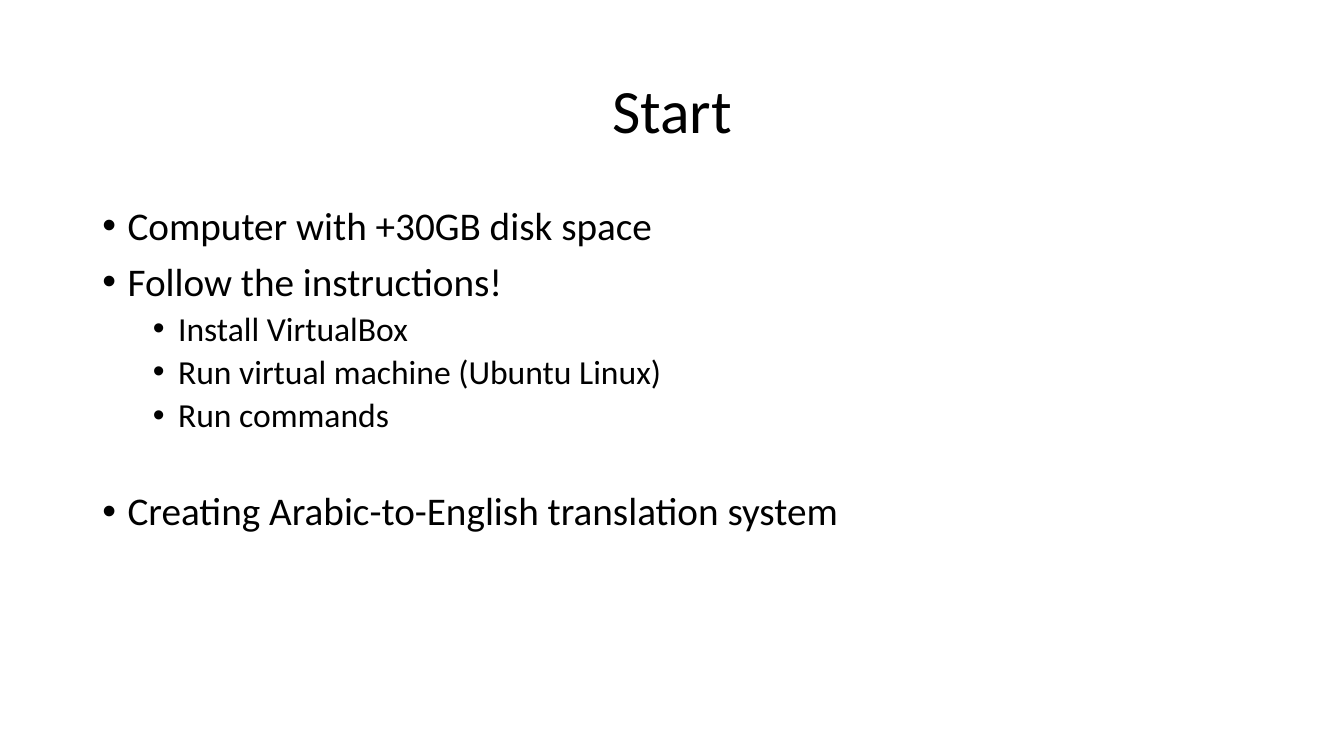
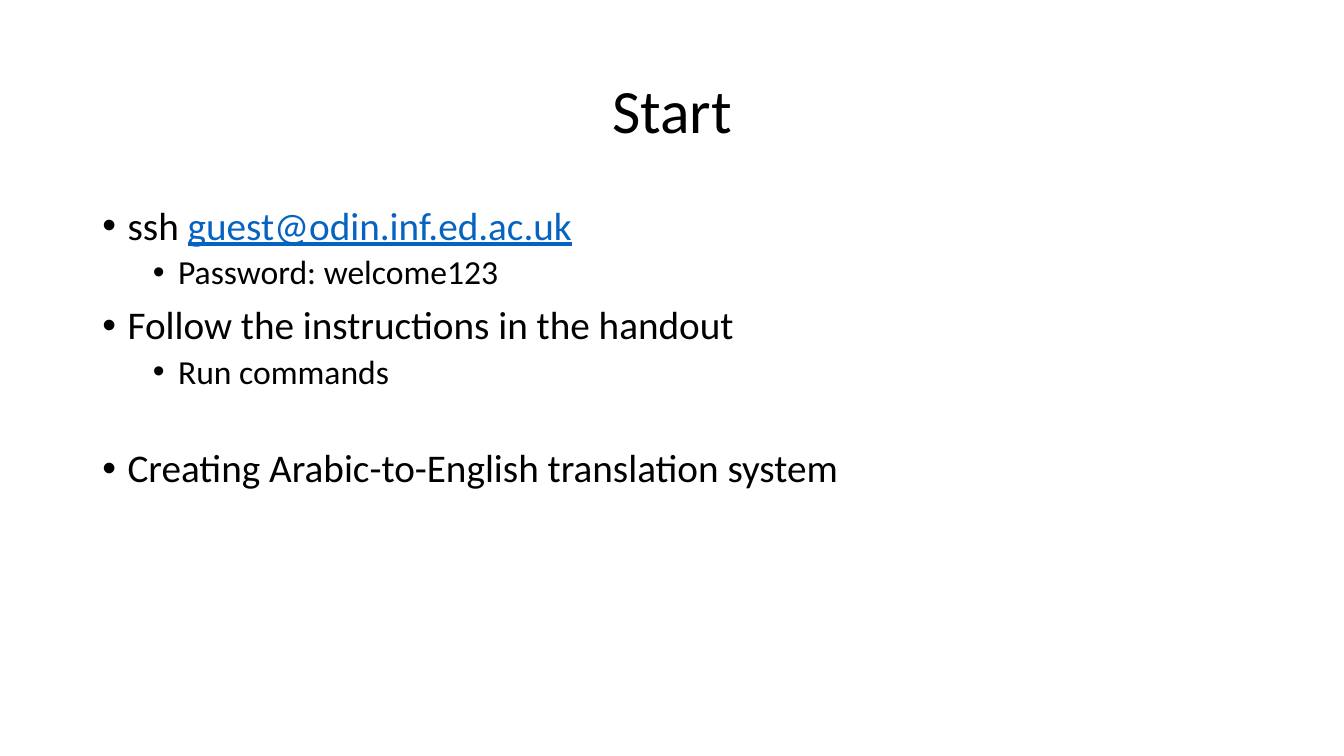
Before and after one commit to hieuhoang/papers, a slide deck: slide 3 of mtma16/slides.pptx. Drawn at 1344x756 pixels with LibreOffice and Linux fonts; fonts in the diff are those of the drawing. Boxes give left, top, right and bottom in pixels: in the first picture for what was removed or moved away, otherwise in the second. Text is boxed around its words. In the diff, an @@ line names an element or a change of style, - is before the commit and + after.

Commit message:
start mtm16

```diff
--- a/mtma16/slides.pptx
+++ b/mtma16/slides.pptx
@@ text at bbox=[128, 212, 734, 340]: text changed @@
-• Computer with +30GB disk space
-• Follow the instructions!
-  • Install VirtualBox
-  • Run virtual machine (Ubuntu Linux)
+• ssh guest@odin.inf.ed.ac.uk
+  • Password: welcome123
+• Follow the instructions in the handout
```
Also in this commit, not shown: 5 other slides changed, 8 slides added, 1 other file.
